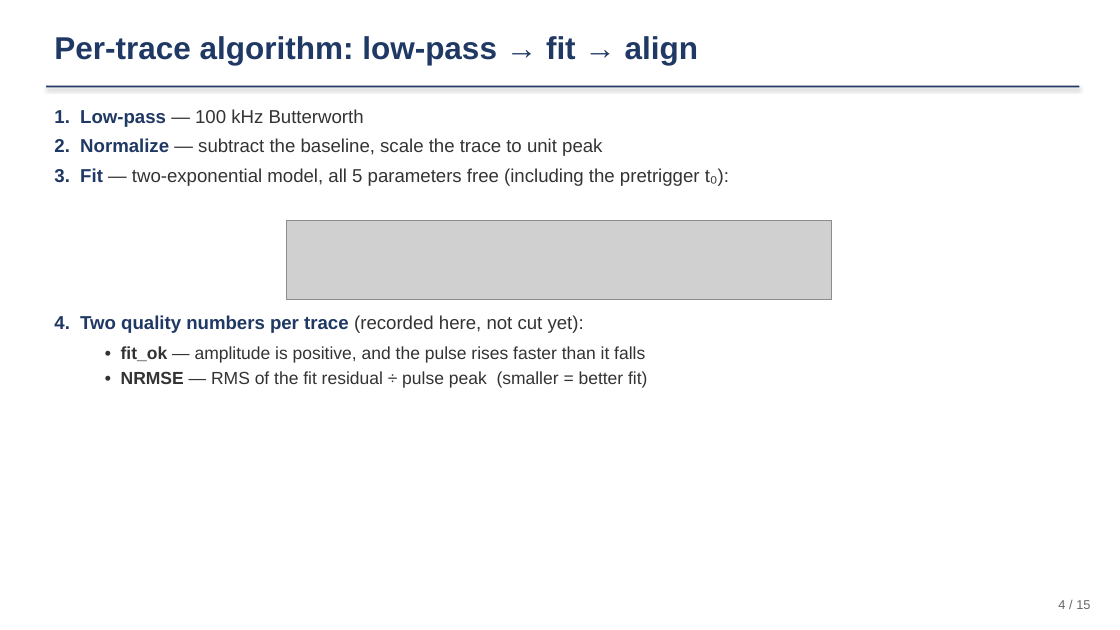
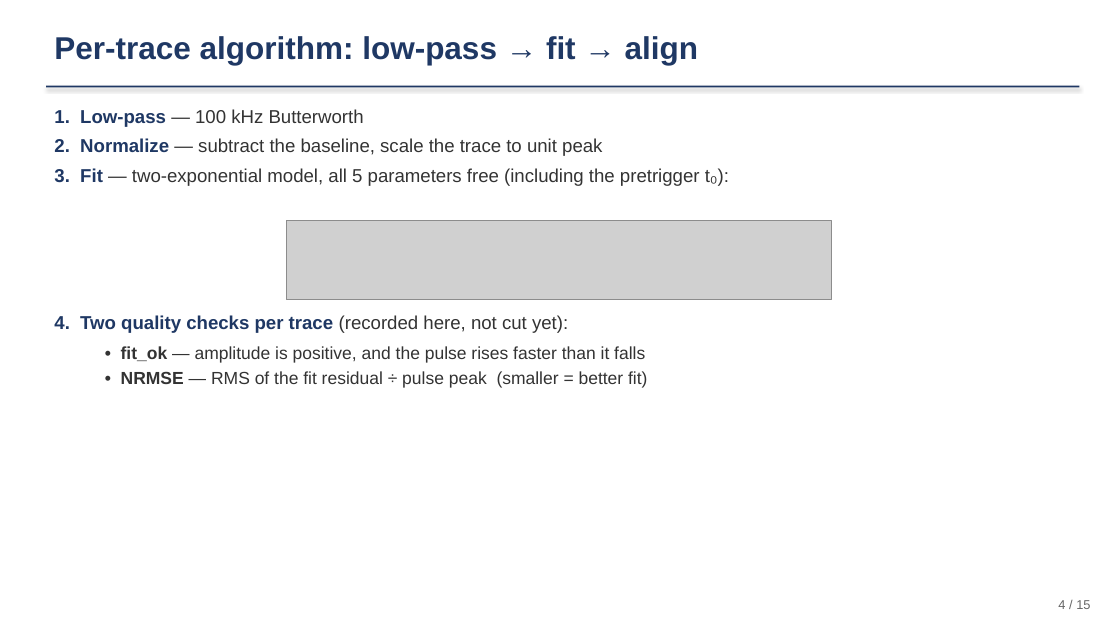
Before and after one commit to ZhihengLi0/urop, a slide deck: slide 4 of snolab/presentation/SNOLAB_R4_pulse_templates_20260715.pptx. Drawn at 1120x630 pixels with LibreOffice and Linux fonts; fonts in the diff are those of the drawing; grey boxes stand for pictures. Boxes give left, top, right and bottom in pixels: in the first picture for what was removed or moved away, otherwise in the second. Text is boxed around its words. In the diff, an @@ line names an element or a change of style, - is before the commit and + after.

```diff
--- a/snolab/presentation/SNOLAB_R4_pulse_templates_20260715.pptx
+++ b/snolab/presentation/SNOLAB_R4_pulse_templates_20260715.pptx
@@ text at (x1=54, y1=315, x2=568, y2=333): text changed @@
-4. Two quality numbers per trace (recorded here, not cut yet):
+4. Two quality checks per trace (recorded here, not cut yet):
```
Also in this commit, not shown: 4 other files.
